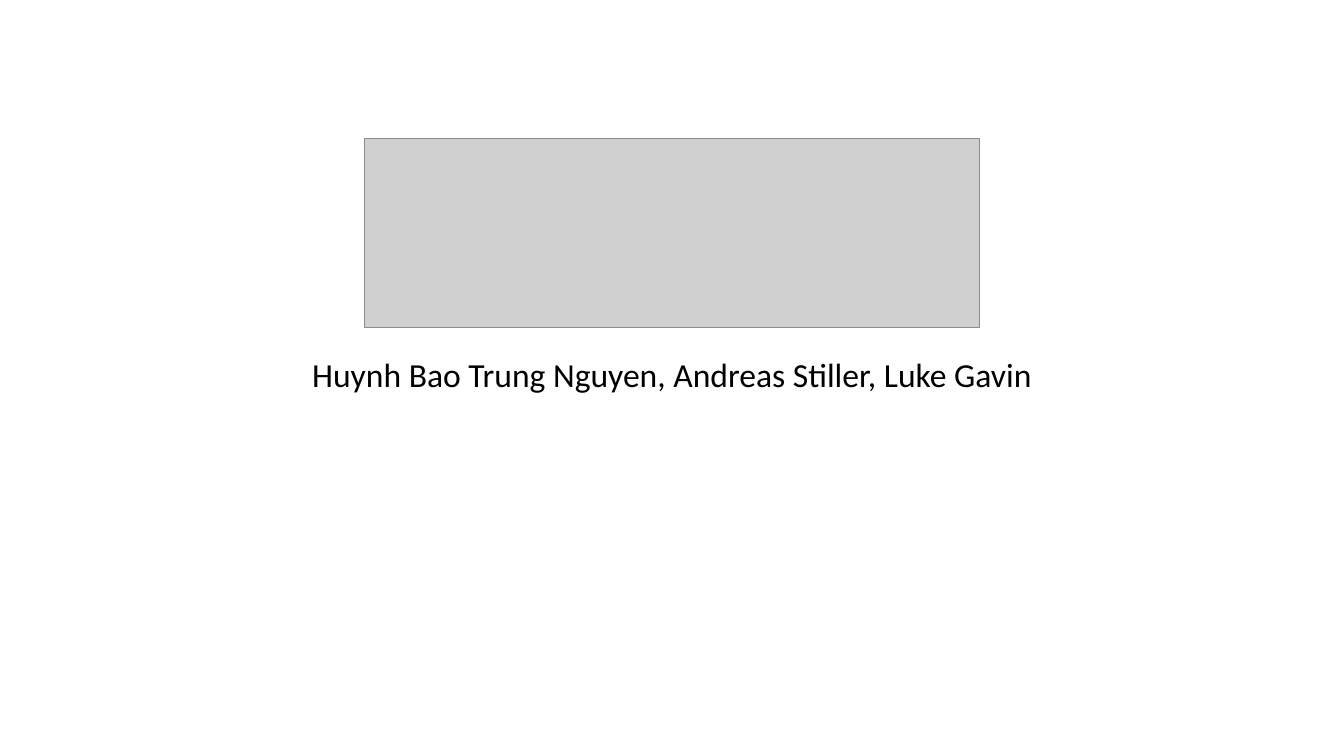
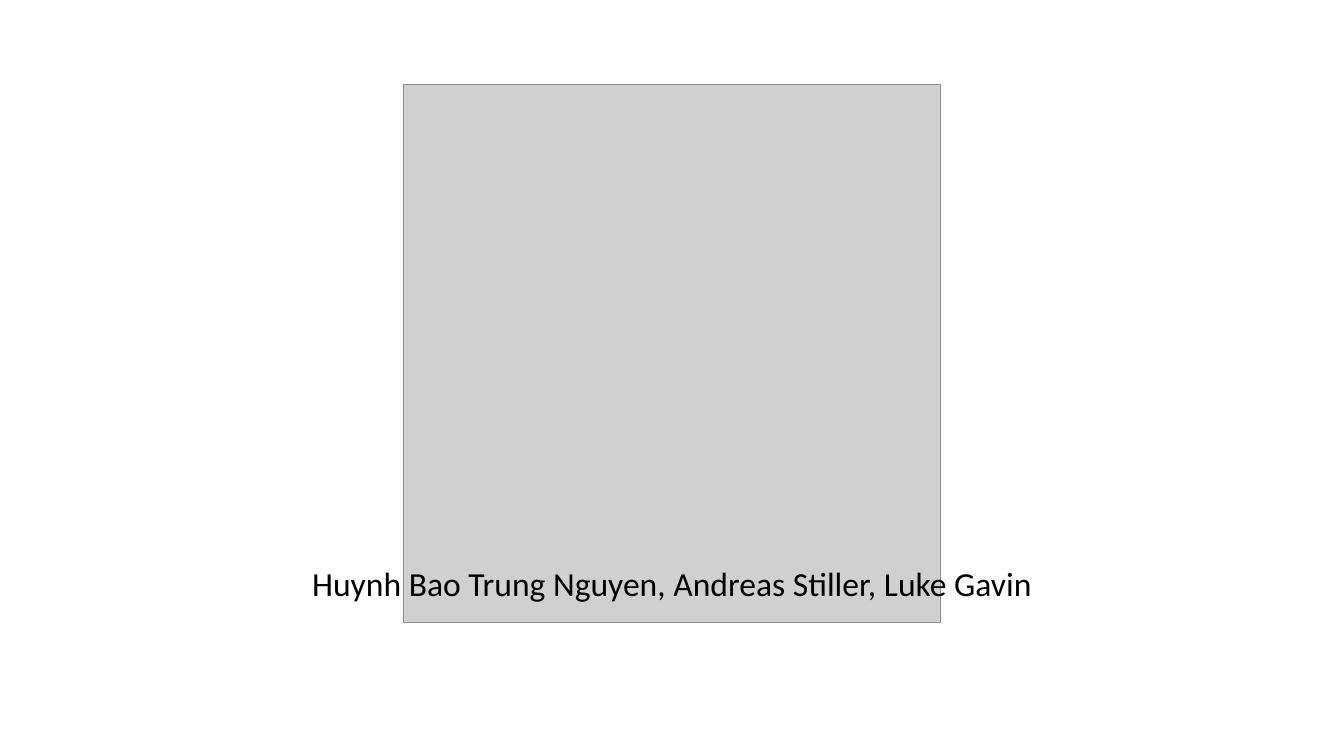
Before and after one commit to lukgav/ios-ar, a slide deck: slide 1 of projectPresentation/WatchOut Presentation.pptx. Drawn at 1344x756 pixels with LibreOffice and Linux fonts; fonts in the diff are those of the drawing; grey boxes stand for pictures. Boxes give left, top, right and bottom in pixels: in the first picture for what was removed or moved away, otherwise in the second. Text is boxed around its words. In the diff, an @@ line names an element or a change of style, - is before the commit and + after.

```diff
--- a/projectPresentation/WatchOut Presentation.pptx
+++ b/projectPresentation/WatchOut Presentation.pptx
@@ picture added at <box>403,85,941,622</box> @@
@@ picture removed at <box>364,139,979,328</box> @@
@@ subtitle "Huynh Bao Trung Nguyen, Andreas ..." rewrapped from <box>312,363,1031,393</box> to <box>312,568,1031,604</box> @@
```
Also in this commit, not shown: 1 slide added.
